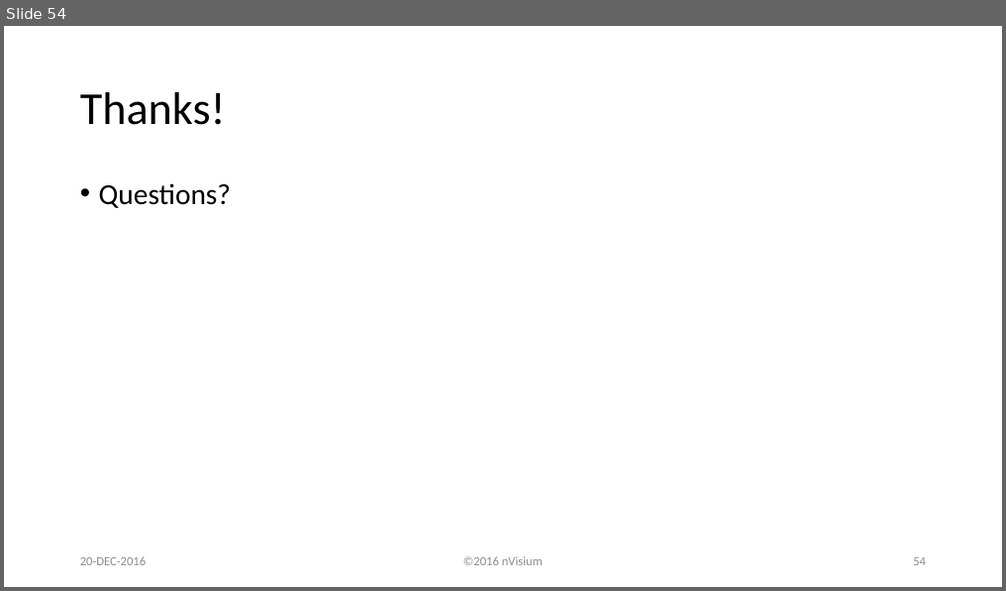
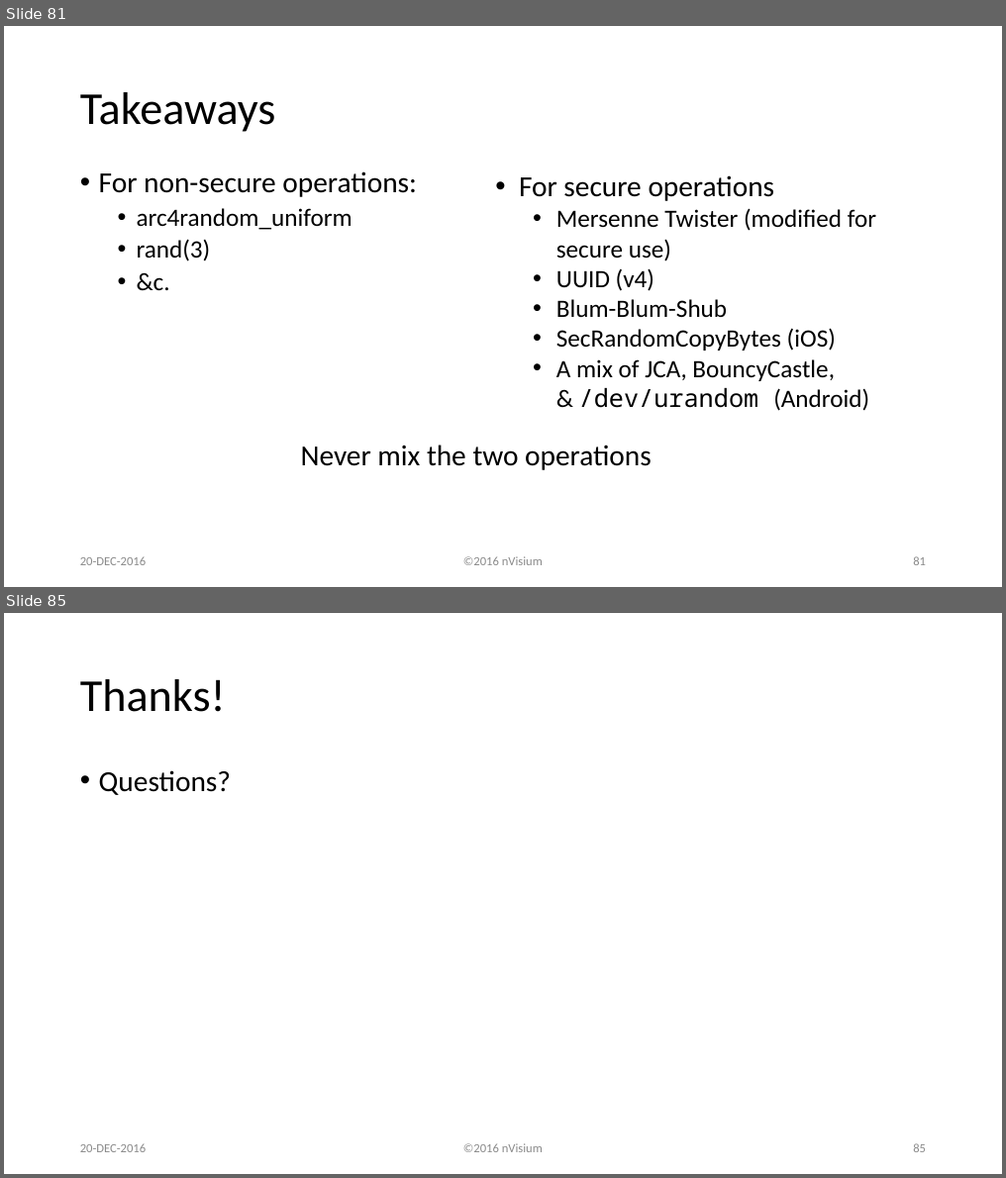
Before and after one commit to lojikil/heraclitus, a slide deck: HeraclitusSeminar.pptx. Shown one above the other, each under a label of ours: slide 54 before the commit, slides 81 and 85 after it; the slides between them are not shown. The pictures are 1006x591 and 1006x1178 pixels, drawn with LibreOffice and Linux fonts; fonts in the diff are those of the drawing; background and template pictures are left out. Boxes give left, top, right and bottom in pixels: in the first picture for what was removed or moved away, otherwise in the second. Text is boxed around its words. In the diff, an @@ line names an element or a change of style, - is before the commit and + after.

```diff
--- a/HeraclitusSeminar.pptx
+++ b/HeraclitusSeminar.pptx
@@ slide 81 added at (4,26,1002,587), background #FFFFFF @@
@@ title added at (80,92,276,132), 44 pt, text #000000 @@
+Takeaways
@@ text added at (99,172,417,291), 24 pt, text #000000 @@
+• For non-secure operations:
+  • arc4random_uniform
+  • rand(3)
+  • &c.
@@ text added at (519,175,876,411), 24 pt, text #000000 @@
+• For secure operations
+  • Mersenne Twister (modified for secure use)
+  • UUID (v4)
+  • Blum-Blum-Shub
+  • SecRandomCopyBytes (iOS)
+  • A mix of JCA, BouncyCastle, & /dev/urandom (Android)
@@ text added at (301,445,651,471), 28 pt, text #000000 @@
+Never mix the two operations
@@ text added at (80,557,146,566), 12 pt, text #8C8C8C @@
+20-DEC-2016
@@ text added at (463,557,543,566), 12 pt, text #8C8C8C @@
+©2016 nVisium
@@ page number added at (913,557,926,566), 12 pt, text #8C8C8C @@
+81
@@ what was slide 54 is now slide 85 @@
@@ page number at (913,1144,926,1153): text changed @@
-54
+85
```
Also in this commit, not shown: 27 slides changed, 30 other slides added.
